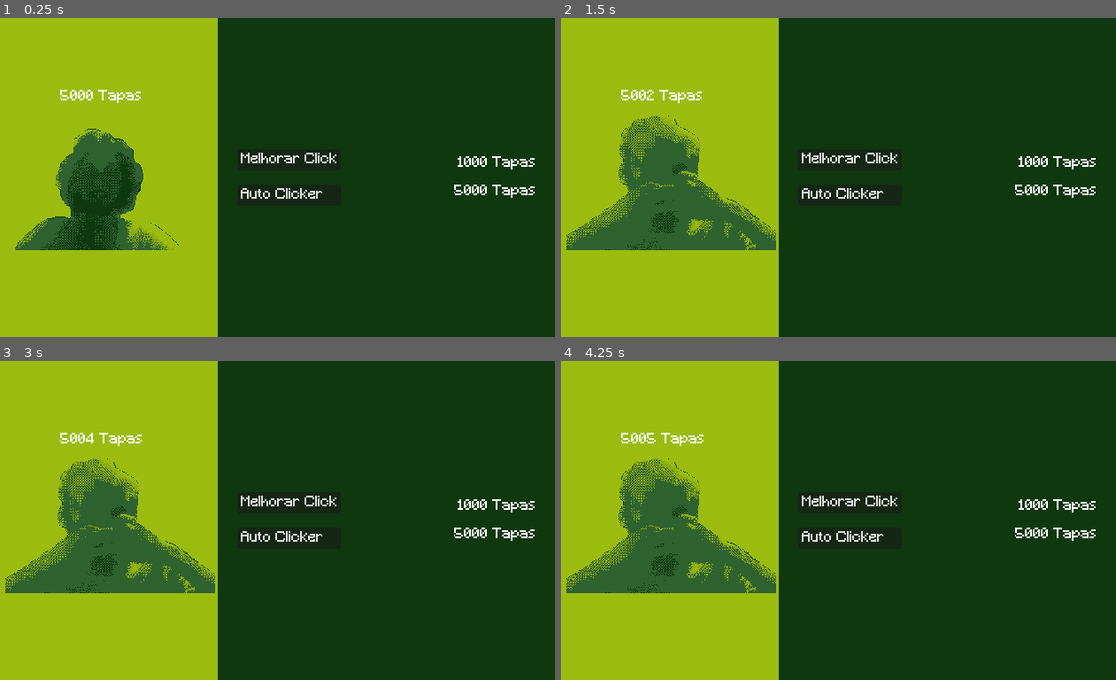
Above: before the commit, frames 1-4 (two rows, left to right).
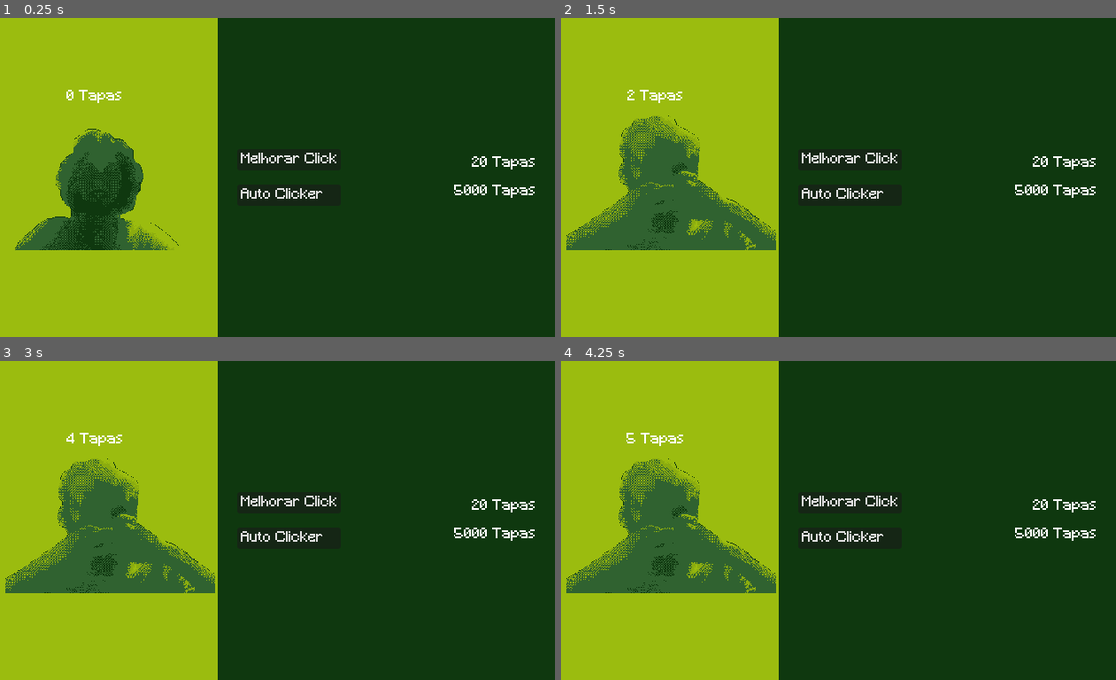
Above: after the commit, the same moments.

Repository: JoaoDragon47/Clicker-Curso
Game: Godot game, scene res://main.tscn
Two runs of this game, one before a commit and one after it. Both use one fixed random seed, a clock stepped at 60 frames per second and the inputs below.
Inputs:
- Up to frame 1 (0.25 s): no input
- Up to frame 2 (1.5 s): click "5000 Tapas" (after the commit: "0 Tapas") at 0.5 s; click "5001 Tapas" (after the commit: "1 Tapas") at 1.25 s
- Up to frame 3 (3 s): click "5002 Tapas" (after the commit: "2 Tapas") at 2 s; click "5003 Tapas" (after the commit: "3 Tapas") at 2.75 s
- Up to frame 4 (4.25 s): click "5004 Tapas" (after the commit: "4 Tapas") at 3.5 s

The runs differ from the first frame. In frame 1, 0.3% of the frame differs, in the area x 10-87%, y 22-47%; in frame 2, 0.3%; in frame 3, 0.3%; in frame 4, 0.3%.

Commit message:
Add files via upload

Diff:
--- a/main.tscn
+++ b/main.tscn
@@ -23,11 +23,6 @@
 clicker_idle = "res://Assets/Images/idle.png"
 clicker_pressed = "res://Assets/Images/click_pressed.png"
 clicker_hover = "res://Assets/Images/click_hover.png"
-clicks = 5000
-melhorar_click_data = {
-"prices": [20, 80, 140, 200, 350, 600, 1000, 3000],
-"updates": 6
-}
 
 [node name="Interface" type="CanvasLayer" parent="."]
 
